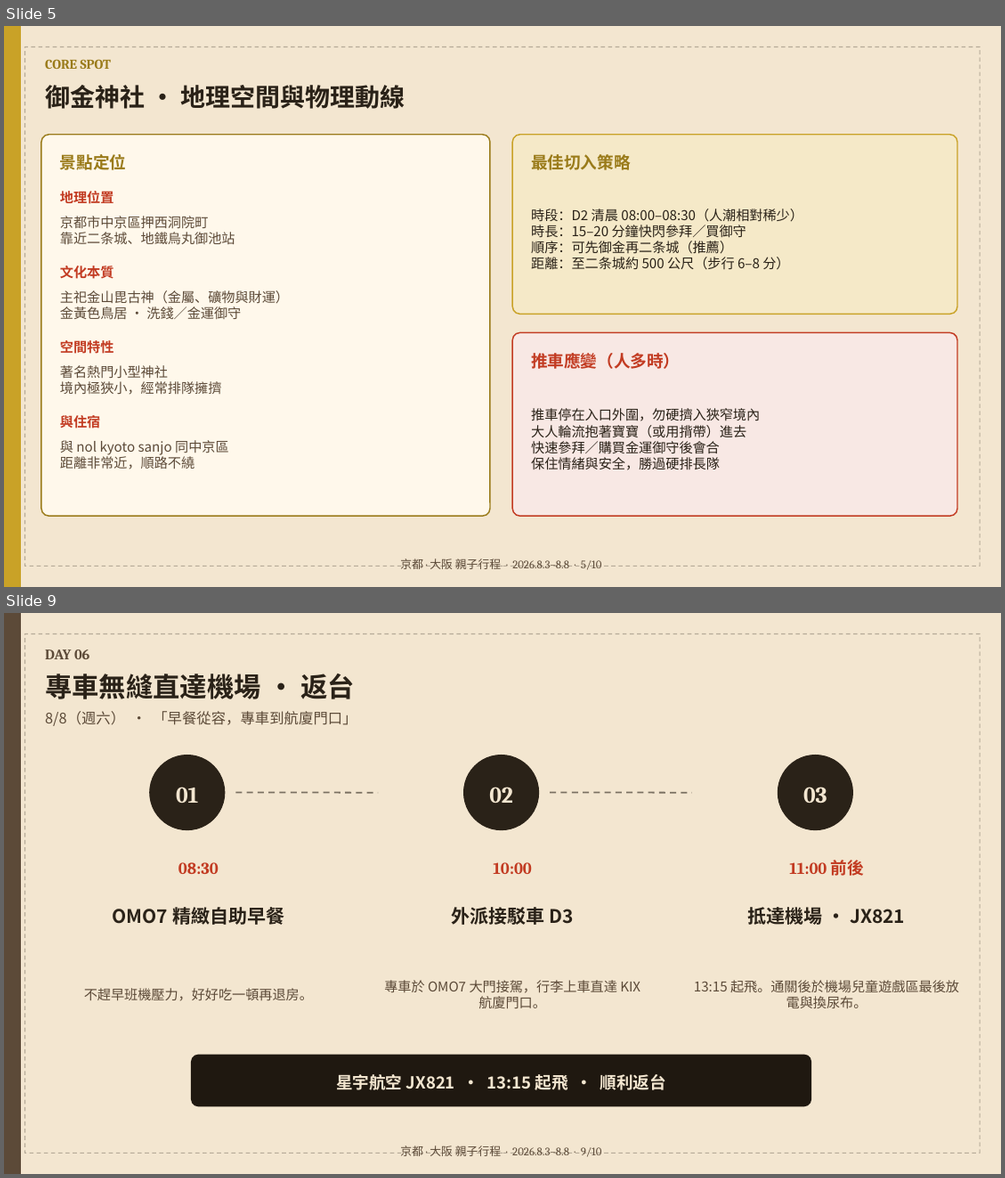
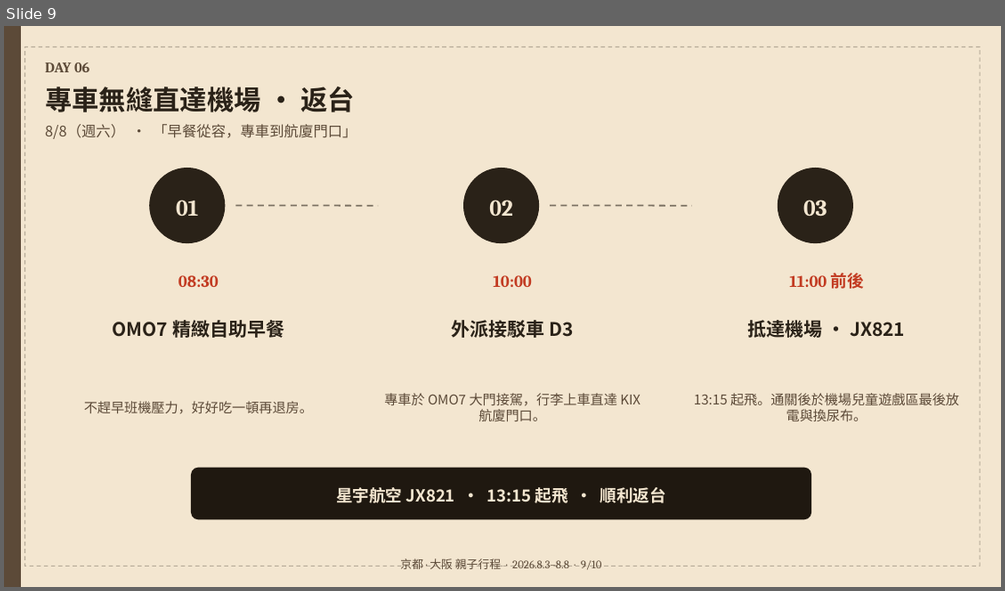
Before and after one commit to maxchan-stack/family-trip-kyoto-osaka-2026, a slide deck: itinerary.pptx. Shown one above the other, each under a label of ours: slides 5 and 9 before the commit, slide 9 after it; the slides between them are not shown. The pictures are 1005x1178 and 1005x591 pixels, drawn with LibreOffice and Linux fonts; fonts in the diff are those of the drawing. Boxes give left, top, right and bottom in pixels: in the first picture for what was removed or moved away, otherwise in the second. Text is boxed around its words. In the diff, an @@ line names an element or a change of style, - is before the commit and + after.

```diff
--- a/itinerary.pptx
+++ b/itinerary.pptx
@@ slide 5 removed at [4, 26, 1001, 587], background #FFFFFF @@
@@ rectangle removed at [4, 26, 1001, 587] @@
@@ rectangle removed at [4, 26, 20, 587] @@
@@ rectangle removed at [25, 47, 979, 566] @@
@@ text removed at [45, 59, 112, 69] @@
-CORE SPOT
@@ text removed at [45, 85, 405, 109] @@
-御金神社 · 地理空間與物理動線
@@ rounded rectangle removed at [41, 135, 490, 516] @@
@@ text removed at [60, 154, 126, 170] @@
-景點定位
@@ rounded rectangle removed at [512, 135, 957, 313] @@
@@ text removed at [531, 154, 631, 170] @@
-最佳切入策略
@@ text removed at [60, 191, 114, 204] @@
-地理位置
@@ text removed at [531, 208, 803, 270] @@
-時段：D2 清晨 08:00–08:30（人潮相對稀少）
-時長：15–20 分鐘快閃參拜／買御守
-順序：可先御金再二条城（推薦）
-距離：至二条城約 500 公尺（步行 6–8 分）
@@ text removed at [60, 216, 235, 244] @@
-京都市中京區押西洞院町
-靠近二条城、地鐵烏丸御池站
@@ text removed at [60, 265, 114, 279] @@
-文化本質
@@ text removed at [60, 290, 289, 320] @@
-主祀金山毘古神（金屬、礦物與財運）
-金黃色鳥居 · 洗錢／金運御守
@@ text removed at [60, 340, 114, 354] @@
-空間特性
@@ rounded rectangle removed at [512, 332, 957, 516] @@
@@ text removed at [60, 365, 222, 394] @@
-著名熱門小型神社
-境內極狹小，經常排隊擁擠
@@ text removed at [531, 353, 680, 369] @@
-推車應變（人多時）
@@ text removed at [60, 415, 100, 428] @@
-與住宿
@@ text removed at [531, 408, 760, 470] @@
-推車停在入口外圍，勿硬擠入狹窄境內
-大人輪流抱著寶寶（或用揹帶）進去
-快速參拜／購買金運御守後會合
-保住情緒與安全，勝過硬排長隊
@@ text removed at [60, 440, 229, 469] @@
-與 nol kyoto sanjo 同中京區
-距離非常近，順路不繞
@@ text removed at [400, 558, 602, 570] @@
-京都 · 大阪 親子行程 · 2026.8.3–8.8 · 5/10
```
Also in this commit, not shown: 8 slides changed, 1 slide added, 4 other files.
